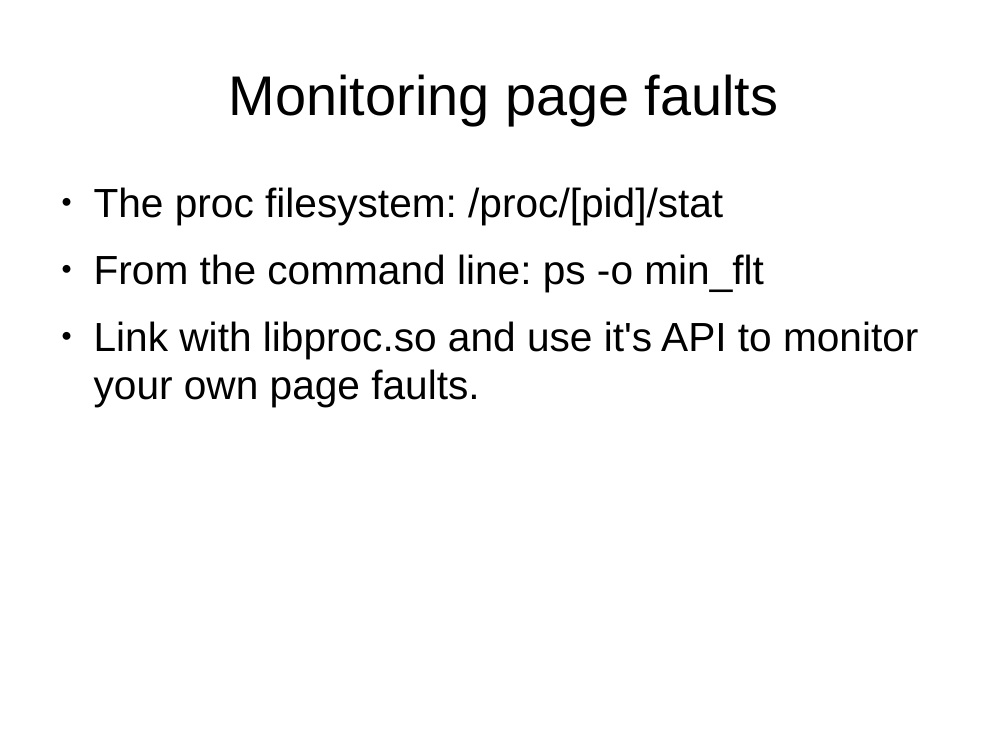
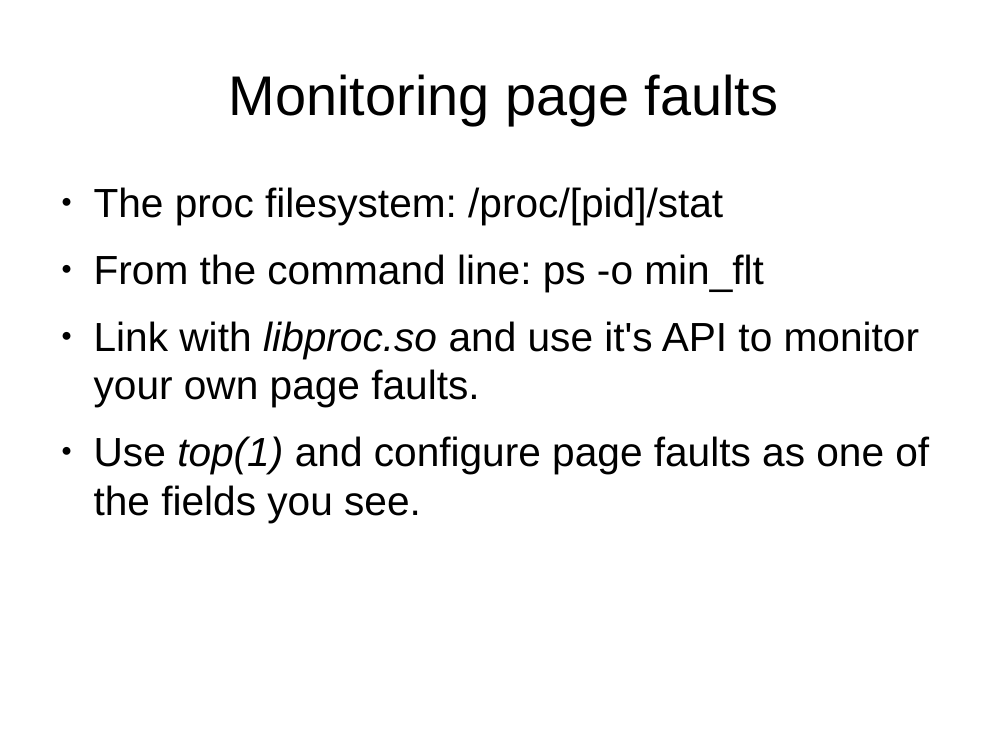
Before and after one commit to veltzer/demos-linux, a slide deck: slide 16 of doc/odp/realtime.odp (slide 15 before the commit). Drawn at 1008x756 pixels with LibreOffice and Linux fonts; fonts in the diff are those of the drawing. Boxes give left, top, right and bottom in pixels: in the first picture for what was removed or moved away, otherwise in the second. Text is boxed around its words. In the diff, an @@ line names an element or a change of style, - is before the commit and + after.

```diff
--- a/doc/odp/realtime.odp
+++ b/doc/odp/realtime.odp
@@ text at bbox=[94, 321, 919, 407]: italic on in "libproc.so" @@
@@ text at bbox=[94, 436, 929, 523]: paragraph added @@
+● Use top(1) and configure page faults as one of the fields you see.
```
Also in this commit, not shown: 6 other slides changed, 4 slides added, 1 other file.
